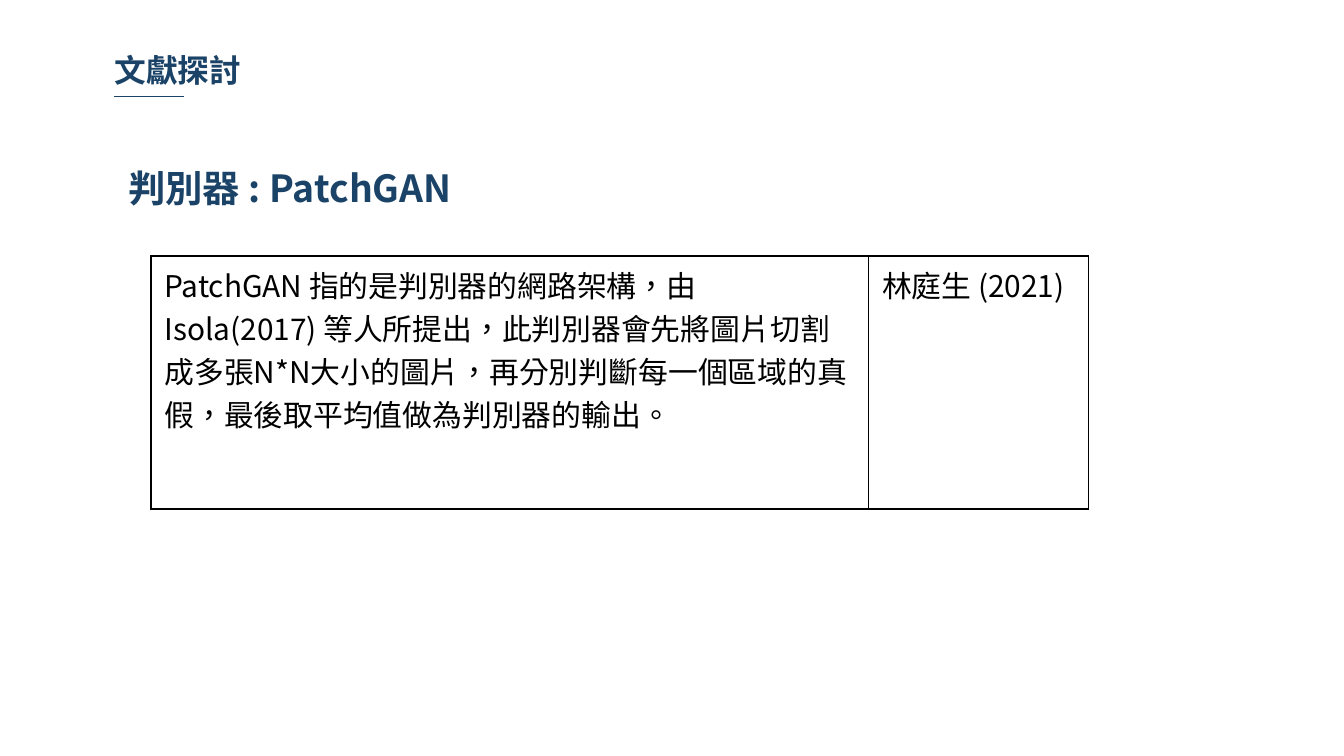
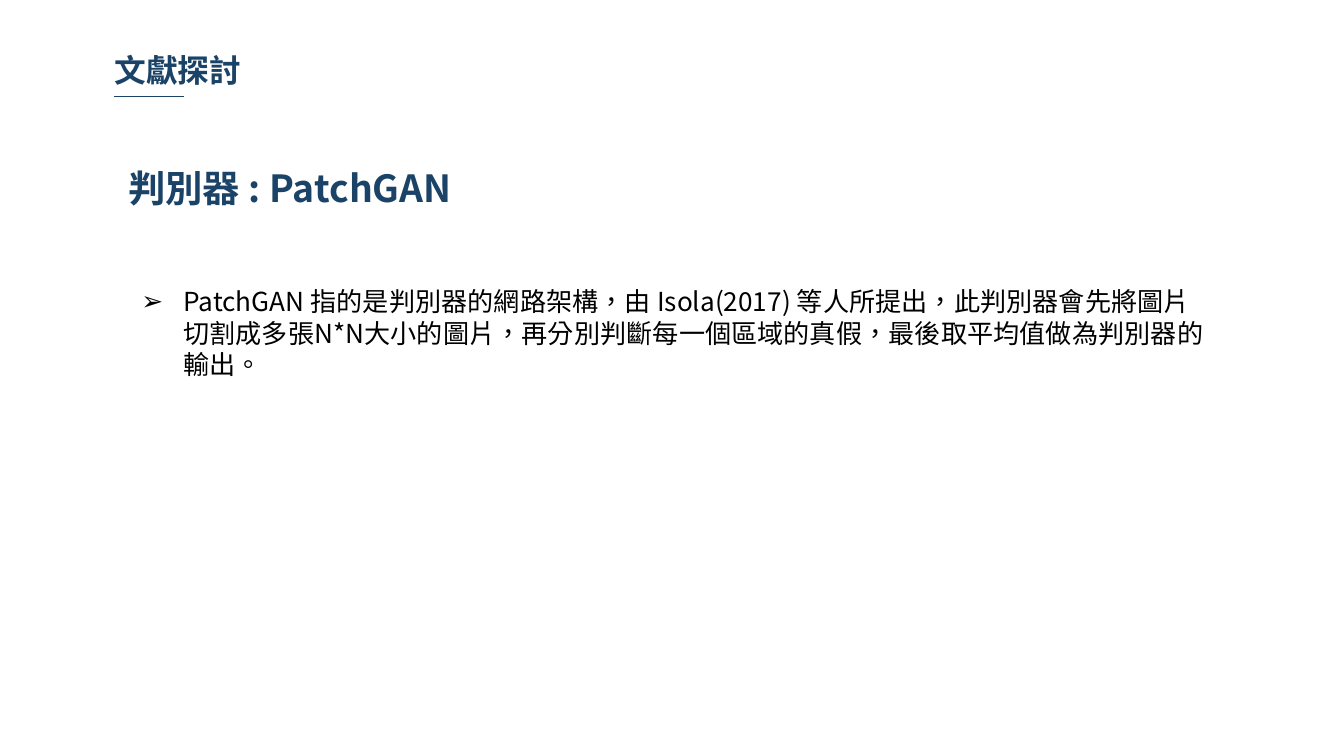
Before and after one commit to 10994015/paper, a slide deck: slide 26 of 論文/論文寫作期末報告.pptx. Drawn at 1344x756 pixels with LibreOffice and Linux fonts; fonts in the diff are those of the drawing; background and template pictures are left out. Boxes give left, top, right and bottom in pixels: in the first picture for what was removed or moved away, otherwise in the second. Text is boxed around its words. In the diff, an @@ line names an element or a change of style, - is before the commit and + after.

```diff
--- a/論文/論文寫作期末報告.pptx
+++ b/論文/論文寫作期末報告.pptx
@@ table removed at <box>151,255,1089,509</box>, 1 rows, 2 columns @@
-PatchGAN 指的是判別器的網路架構，由 Isola(2017) 等人所提出，此判別器會先將圖片切割成多張N*N大小的圖片，再分別判斷每一個區域的真假，最後取平均值做為判別器的輸出。 | 林庭生 (2021)
@@ text added at <box>183,289,1203,376</box>, 14 pt, text #000000 @@
+➢ PatchGAN 指的是判別器的網路架構，由 Isola(2017) 等人所提出，此判別器會先將圖片切割成多張N*N大小的圖片，再分別判斷每一個區域的真假，最後取平均值做為判別器的輸出。
```
Also in this commit, not shown: 7 other slides changed.
